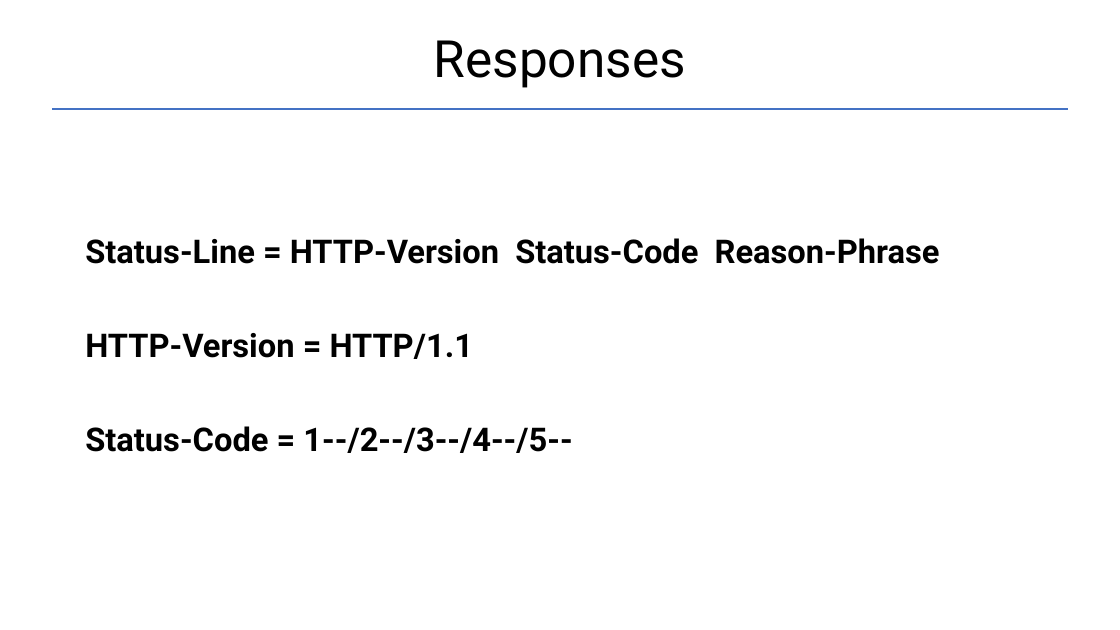
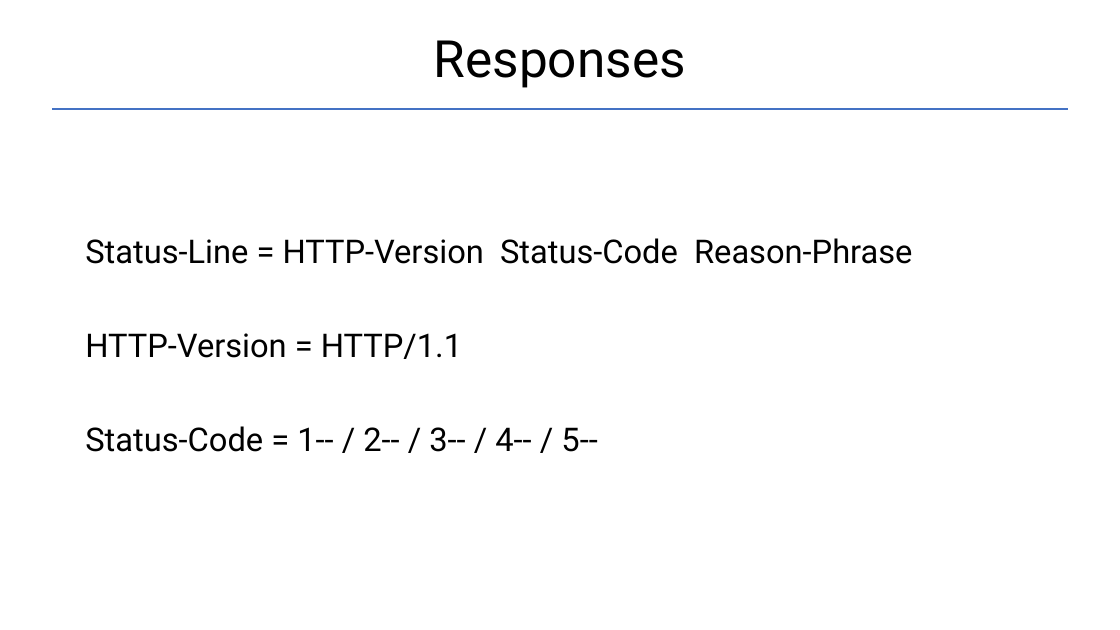
Before and after one commit to Garnik94/Levelup_presentations, a slide deck: slide 13 of Http/Http_presentation.pptx. Drawn at 1120x630 pixels with LibreOffice and Linux fonts; fonts in the diff are those of the drawing. Boxes give left, top, right and bottom in pixels: in the first picture for what was removed or moved away, otherwise in the second. Text is boxed around its words. In the diff, an @@ line names an element or a change of style, - is before the commit and + after.

```diff
--- a/Http/Http_presentation.pptx
+++ b/Http/Http_presentation.pptx
@@ text at box(85, 238, 912, 359): bold off in "Status-Line = HTTP-Version Status-Code Reason-Phrase", "HTTP-Version = HTTP/1.1" @@
@@ text at box(85, 426, 597, 452): text changed; bold off @@
-Status-Code = 1--/2--/3--/4--/5--
+Status-Code = 1-- / 2-- / 3-- / 4-- / 5--
```
Also in this commit, not shown: 4 other slides changed, 1 slide removed, 1 other file.
